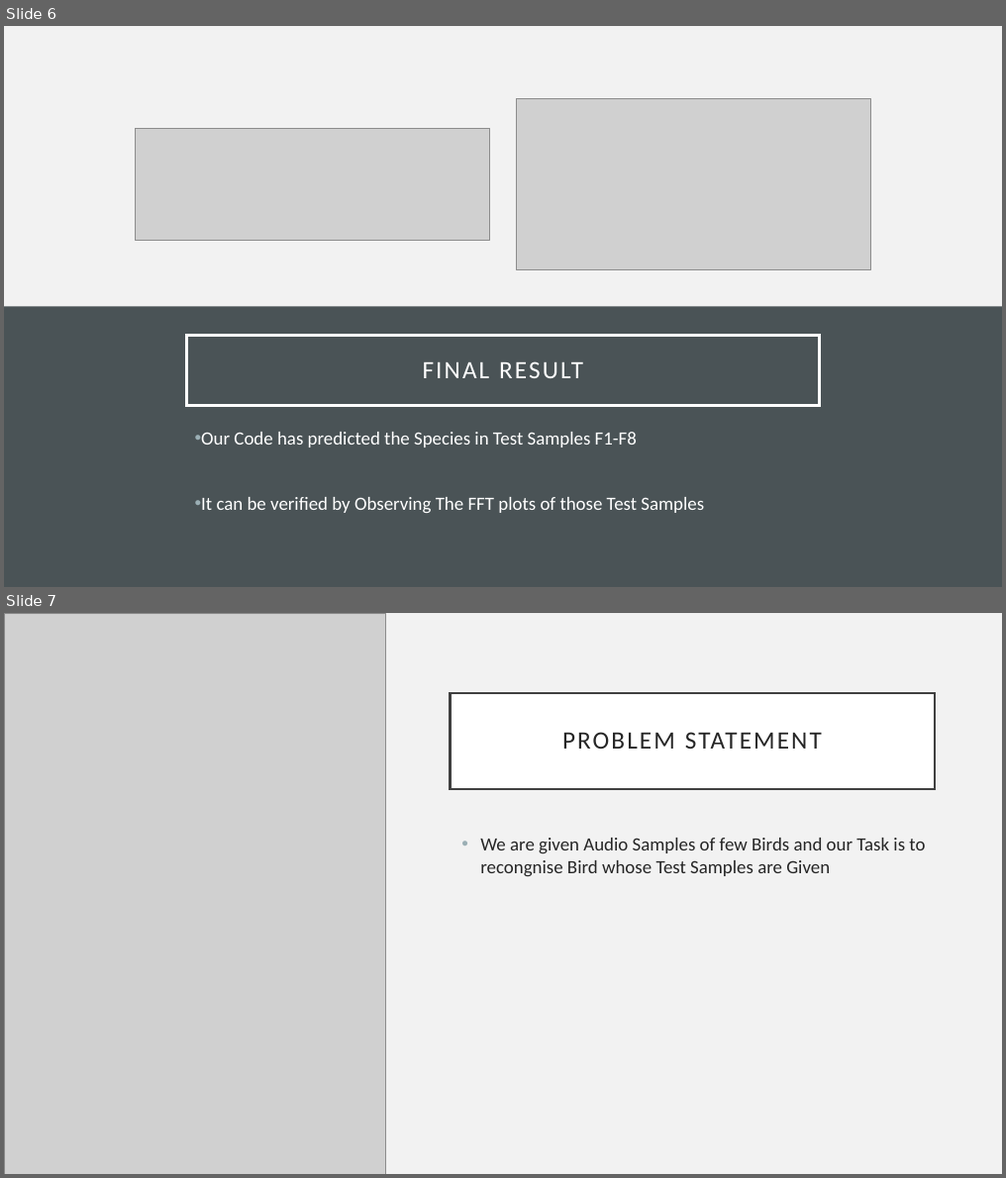
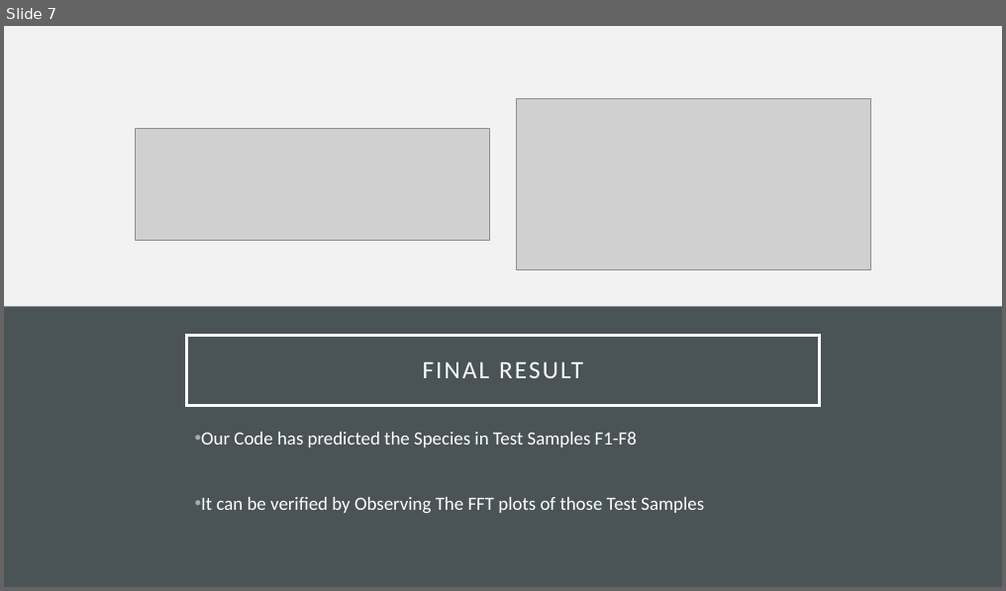
Before and after one commit to houleux/sp-project, a slide deck: SP ppt.pptx. Shown one above the other, each under a label of ours: slides 6 and 7 before the commit, slide 7 after it. The pictures are 1006x1178 and 1006x591 pixels, drawn with LibreOffice and Linux fonts; fonts in the diff are those of the drawing; grey boxes stand for pictures. Boxes give left, top, right and bottom in pixels: in the first picture for what was removed or moved away, otherwise in the second. Text is boxed around its words. In the diff, an @@ line names an element or a change of style, - is before the commit and + after.

```diff
--- a/SP ppt.pptx
+++ b/SP ppt.pptx
@@ slide 7 removed at <box>4,613,1002,1174</box>, background #F2F2F2 @@
@@ picture removed at <box>4,613,385,1174</box> @@
@@ title removed at <box>450,693,936,789</box> @@
-PROBLEM STATEMENT
@@ text removed at <box>480,838,925,876</box> @@
-• We are given Audio Samples of few Birds and our Task is to recongnise Bird whose Test Samples are Given
@@ what was slide 6 is now slide 7 @@
```
Also in this commit, not shown: 2 slides changed, 8 slides added, 2 other slides removed.
